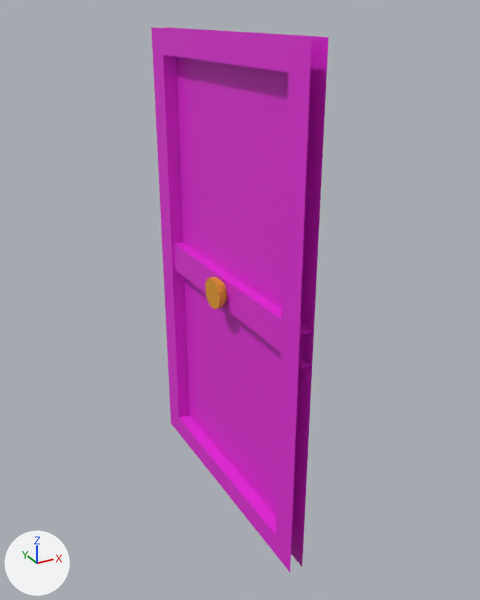
One commit to the Blender file Assets/Rooms/RoomBase.blend: the scene before it, then after it.
One viewpoint serves both versions: a camera (50 mm lens) standing at (2.33, -2.27, 2.08) and looking at (3.54, -0.05, 0.97). Every picture has the same lights, and +X, +Y and +Z are marked at lower left. The same objects are shown in both versions, whatever each file hides.

In view in the first picture: 'DoorE'.
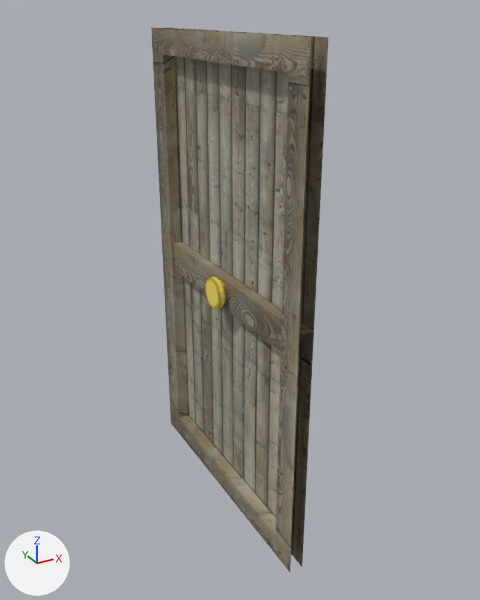
Where the change shows, as pixel boxes [x1, y1, x2, y2] in the pictures (480 x 600 px):
'DoorE', surface changed
    both: [151, 27, 329, 572]

The change, as a diff of the scene's bpy script:
```diff
--- a/Assets/Rooms/RoomBase.blend.py
+++ b/Assets/Rooms/RoomBase.blend.py
@@ img_doordiffuse_png @@
+img_doordiffuse_png = load_image('DoorDiffuse.png', '../Blender/DoorDiffuse.png', 1024, 1024, 'sRGB')
@@ mat_door @@
 mat_door = principled_material('Door')
-mat_door.base_color = (0.8, 0.0234, 0.712)  # pink #e72adb
+mat_door.texture = img_doordiffuse_png
@@ me_plane_010 @@
 me_plane_010.from_pydata(...)  # 88 vertices, 61 faces; spans x 3.44..3.53, y -0.6..0.6, z 0.0..2.0
 # used by ob_doore; location = (0.0, 0.0, 0.0)
+# me_plane_010 part 1: texture (UV) coordinates of 61 of 61 faces, centred in x 3.44..3.53, y -0.54..0.54, z 0.05..1.95, changed; they spanned u 0.0..1.0, v 0.0..1.0 and now span u 0.0..1.0, v 0.0..0.86
 me_plane_010.materials.append(mat_door)
```
